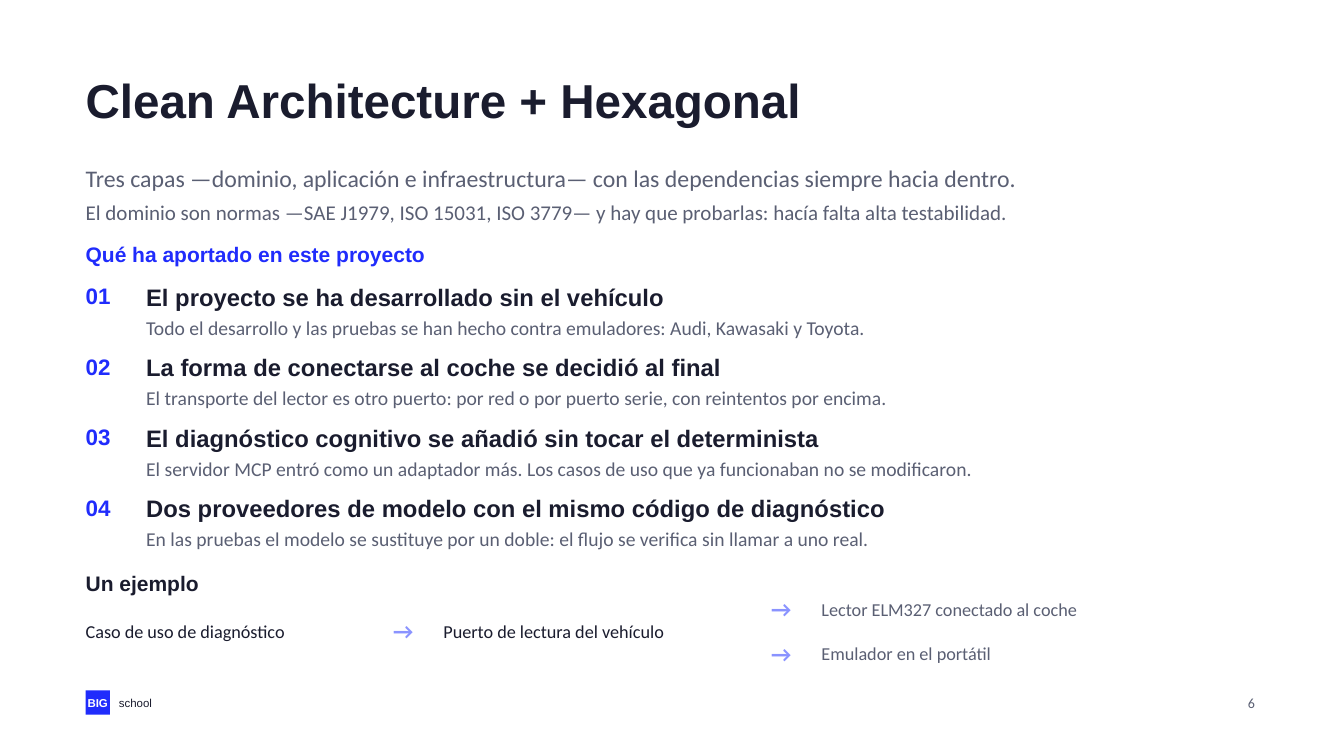
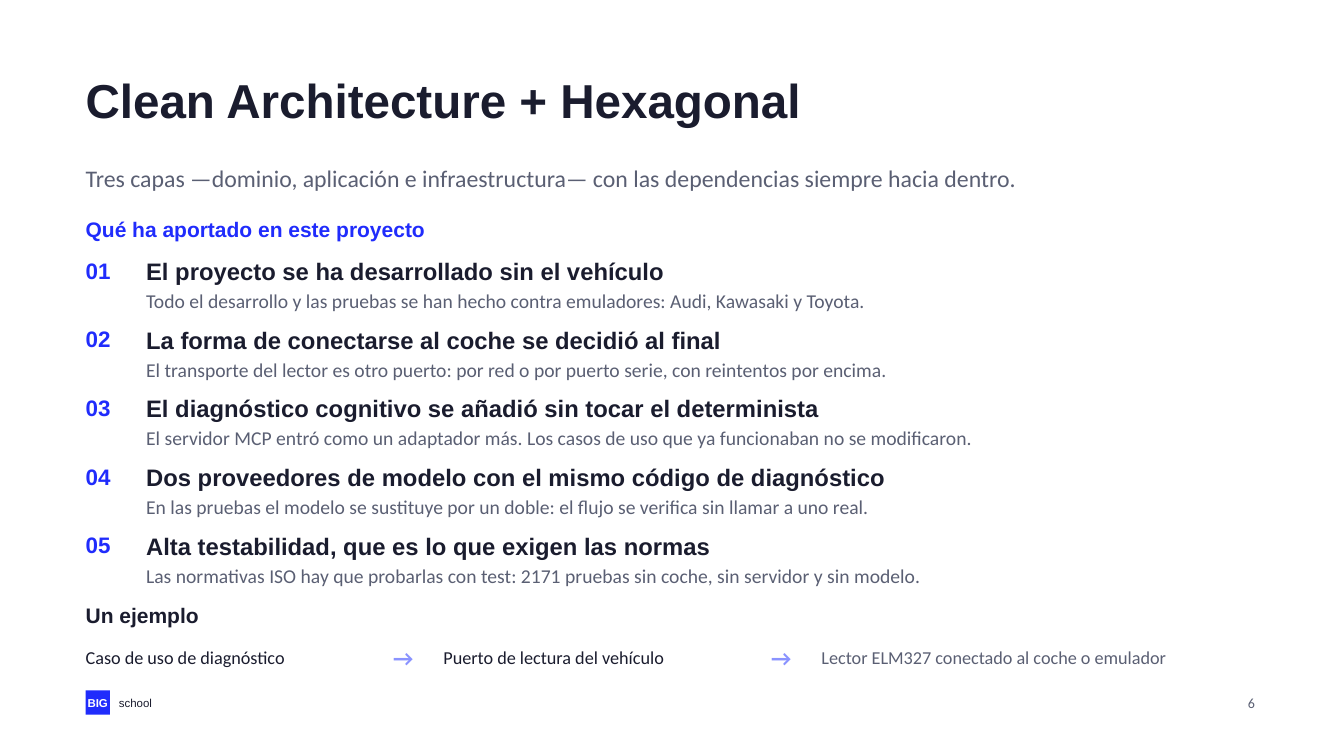
Before and after one commit to NovilloQuinta/intelligent-automotive-diagnostics, a slide deck: slide 6 of docs/presentacion/tfm-intelligent-automotive-diagnostics.pptx. Drawn at 1344x756 pixels with LibreOffice and Linux fonts; fonts in the diff are those of the drawing. Boxes give left, top, right and bottom in pixels: in the first picture for what was removed or moved away, otherwise in the second. Text is boxed around its words. In the diff, an @@ line names an element or a change of style, - is before the commit and + after.

Commit message:
docs(tfm): la testabilidad pasa a ser el punto 5 del slide de arquitectura

```diff
--- a/docs/presentacion/tfm-intelligent-automotive-diagnostics.pptx
+++ b/docs/presentacion/tfm-intelligent-automotive-diagnostics.pptx
@@ text removed at (86,205,1007,224) @@
-El dominio son normas —SAE J1979, ISO 15031, ISO 3779— y hay que probarlas: hacía falta alta testabilidad.
@@ 6 texts: place and size @@
-6 texts at (86,246,865,377)
+6 texts at (86,221,865,350)
@@ 7 texts: place and size @@
-7 texts at (86,391,972,550)
+7 texts at (86,363,972,518)
@@ text added at (86,537,111,554), 16 pt, text #202CFC, bold @@
+05
@@ text added at (146,537,710,560), 17 pt, text #1A1C2E, bold @@
+Alta testabilidad, que es lo que exigen las normas
@@ text added at (146,569,920,586), 14 pt, text #5A5F73 @@
+Las normativas ISO hay que probarlas con test: 2171 pruebas sin coche, sin servidor y sin modelo.
@@ text "Un ejemplo": place and size @@
-text "Un ejemplo" at (86,575,198,595)
+text "Un ejemplo" at (86,607,198,628)
@@ text removed at (378,613,429,649) @@
-→
@@ text "Caso de uso de diagnóstico": place and size @@
-text "Caso de uso de diagnóstico" at (86,625,284,641)
+text "Caso de uso de diagnóstico" at (86,651,284,667)
@@ text "→": place and size @@
-text "→" at (756,591,807,627)
+text "→" at (378,639,429,676)
@@ text "Puerto de lectura del vehículo": place and size @@
-text "Puerto de lectura del vehículo" at (443,625,664,638)
+text "Puerto de lectura del vehículo" at (443,651,664,664)
@@ text "→": place and size @@
-text "→" at (756,635,807,671)
+text "→" at (756,639,807,676)
@@ text at (821,651,1166,664): text changed @@
-Lector ELM327 conectado al coche
+Lector ELM327 conectado al coche o emulador
@@ text removed at (821,647,991,663) @@
-Emulador en el portátil
```
Also in this commit, not shown: 3 other files.
